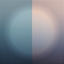
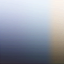
Comparing the layer stacks of the two 64x64 images. Changes:
added group "Group 3 copy 3" with 13 layers above "Group 3 copy 2" over (0, 0, 64, 64)
added group "Group 2" (1st of 4, in "Group 3 copy 3") with 4 layers in group "Group 3 copy 3" over (0, 0, 64, 64)
added layer "top down gradient" (1st of 2, in "Group 3 copy 3" › "Group 2") in group "Group 2" over (0, 0, 64, 64)
added layer "Layer 1" (1st of 4, in "Group 3 copy 3" › "Group 2") in group "Group 2" over (0, 0, 64, 64)
added layer "ToonRamp copy" in group "Group 2" over (0, 0, 64, 64)
hid group "Group 3 copy 2" (8 layers) over (0, 0, 64, 64)
